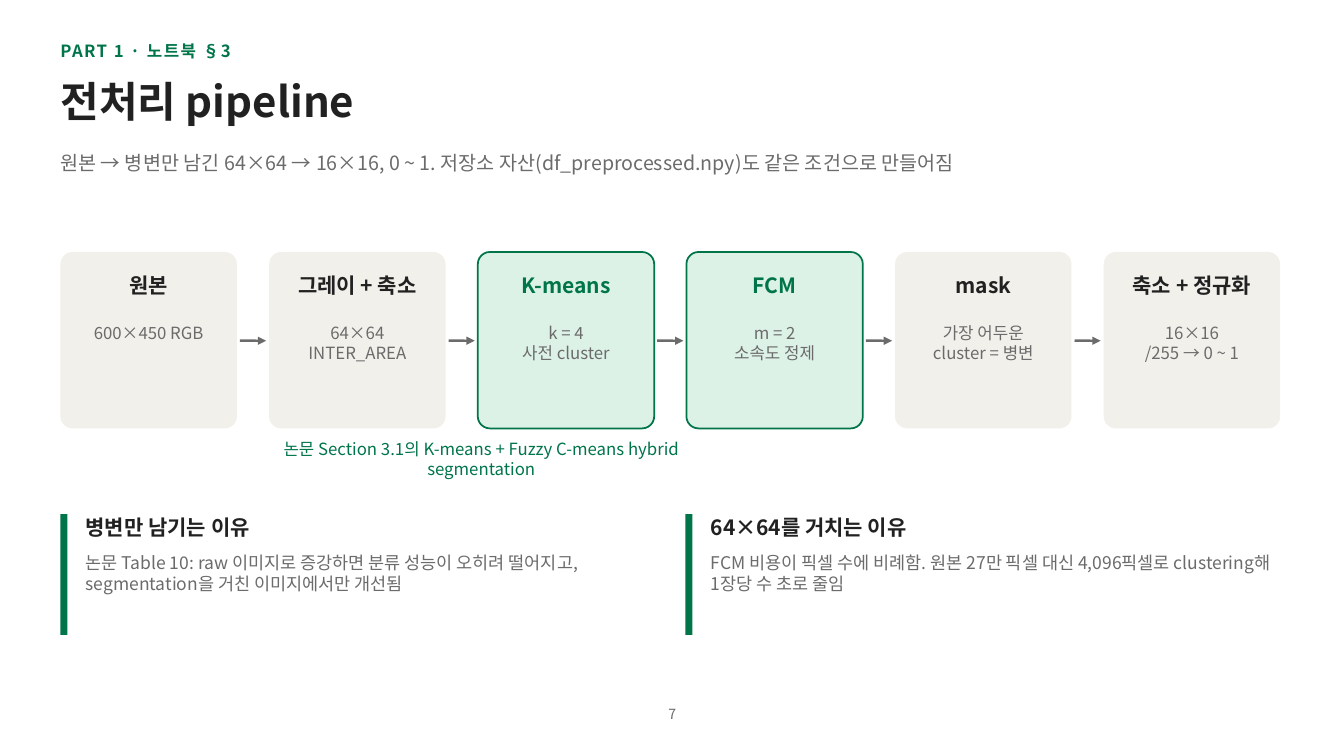
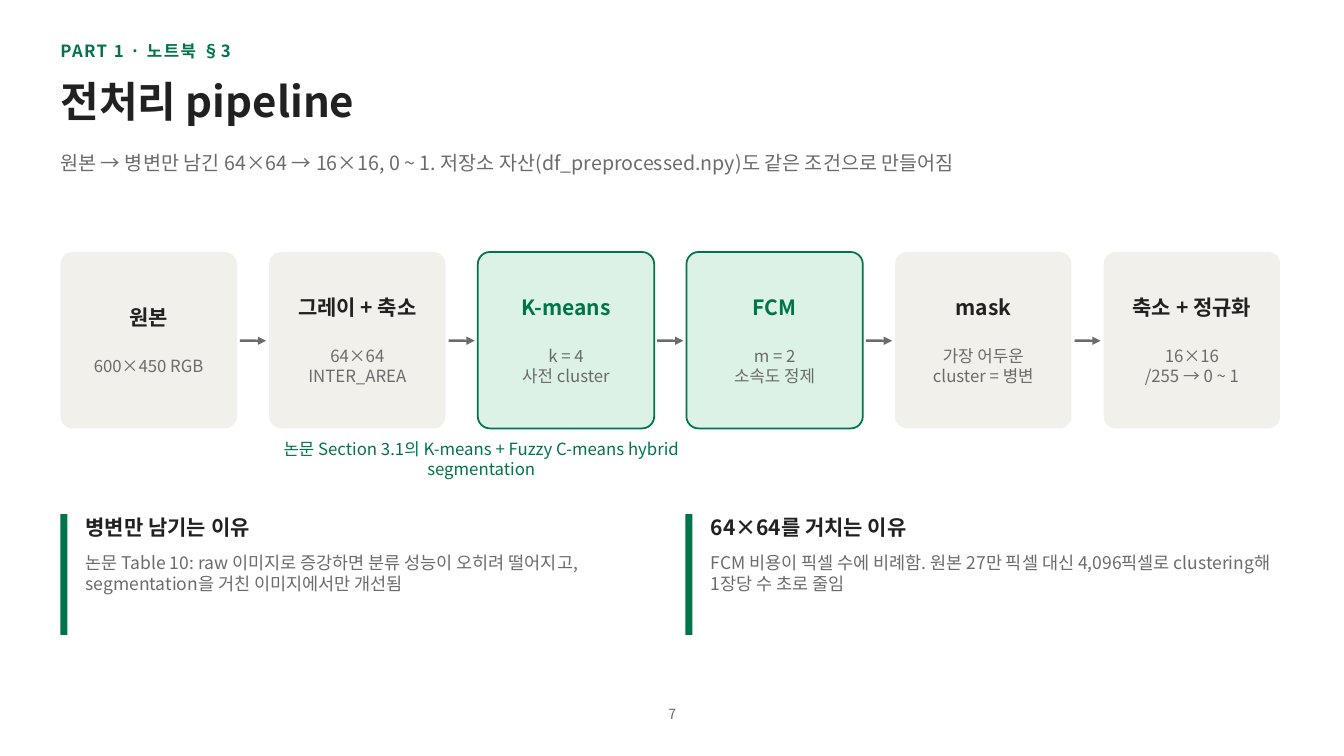
Before and after one commit to hyunhp/skin_disease_qml, a slide deck: slide 7 of practice/day2_slides/day2_practice_slides.pptx. Drawn at 1344x756 pixels with LibreOffice and Linux fonts; fonts in the diff are those of the drawing. Boxes give left, top, right and bottom in pixels: in the first picture for what was removed or moved away, otherwise in the second. Text is boxed around its words. In the diff, an @@ line names an element or a change of style, - is before the commit and + after.

```diff
--- a/practice/day2_slides/day2_practice_slides.pptx
+++ b/practice/day2_slides/day2_practice_slides.pptx
@@ text "원본" moved from (x1=129, y1=275, x2=168, y2=295) to (x1=129, y1=307, x2=168, y2=327) @@
@@ text "600×450 RGB" moved from (x1=94, y1=326, x2=203, y2=339) to (x1=94, y1=359, x2=203, y2=372) @@
@@ 10 texts moved together from (x1=298, y1=275, x2=1251, y2=362) to (x1=298, y1=297, x2=1251, y2=385) @@
```
Also in this commit, not shown: 16 other slides changed, 18 other files.
